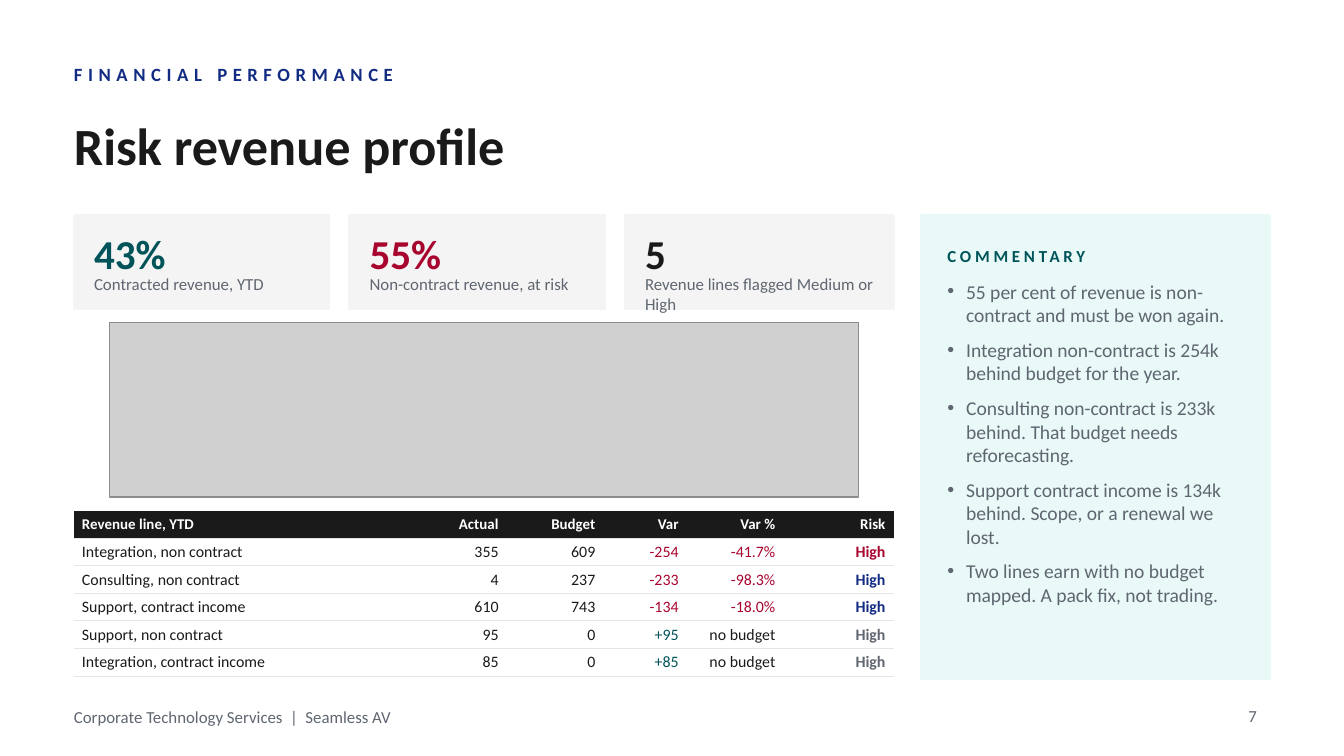
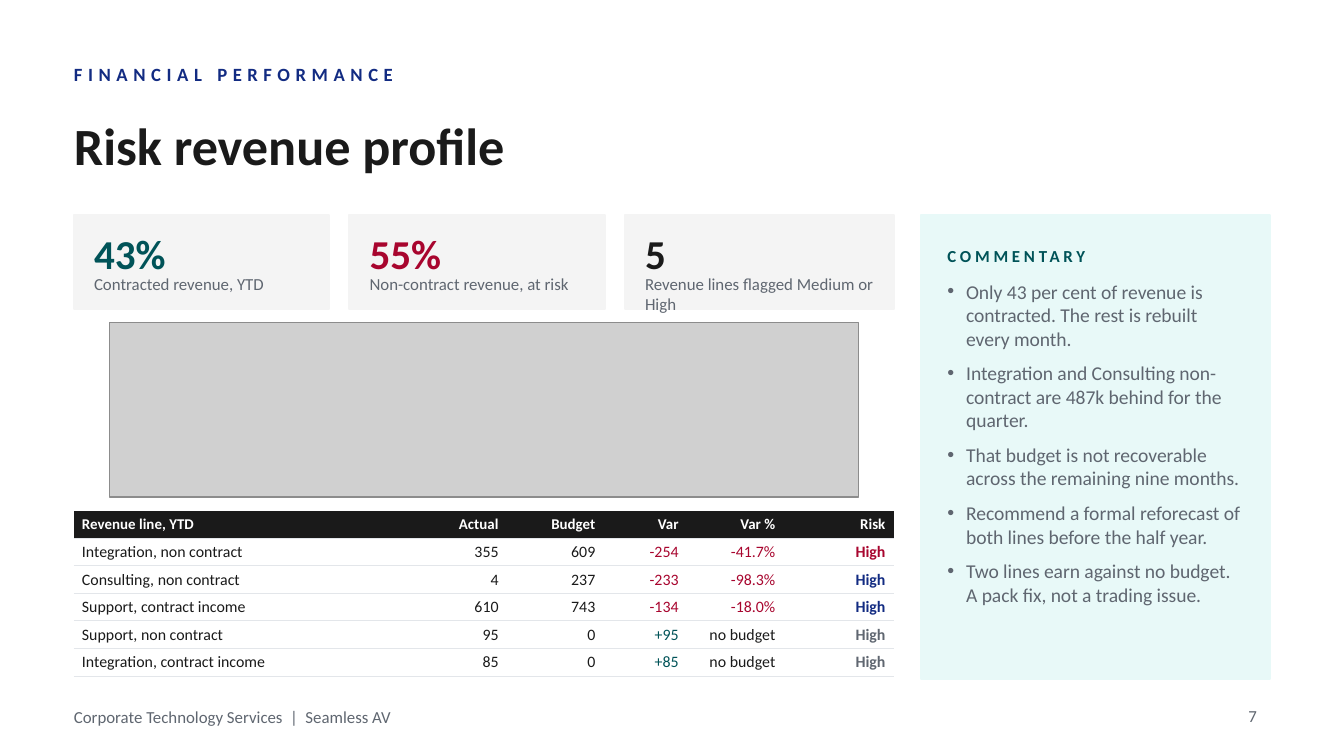
Before and after one commit to WesleyNelson-O33/Claude, a slide deck: slide 7 of deck/CTS Monthly Business Review - September 2026.pptx. Drawn at 1344x756 pixels with LibreOffice and Linux fonts; fonts in the diff are those of the drawing; grey boxes stand for pictures; background and template pictures are left out. Boxes give left, top, right and bottom in pixels: in the first picture for what was removed or moved away, otherwise in the second. Text is boxed around its words. In the diff, an @@ line names an element or a change of style, - is before the commit and + after.

```diff
--- a/deck/CTS Monthly Business Review - September 2026.pptx
+++ b/deck/CTS Monthly Business Review - September 2026.pptx
@@ text at (966,285,1240,606): text changed @@
-• 55 per cent of revenue is non-contract and must be won again.
-• Integration non-contract is 254k behind budget for the year.
-• Consulting non-contract is 233k behind. That budget needs reforecasting.
-• Support contract income is 134k behind. Scope, or a renewal we lost.
-• Two lines earn with no budget mapped. A pack fix, not trading.
+• Only 43 per cent of revenue is contracted. The rest is rebuilt every month.
+• Integration and Consulting non-contract are 487k behind for the quarter.
+• That budget is not recoverable across the remaining nine months.
+• Recommend a formal reforecast of both lines before the half year.
+• Two lines earn against no budget. A pack fix, not a trading issue.
```
Also in this commit, not shown: 10 other slides changed, 3 other files.
